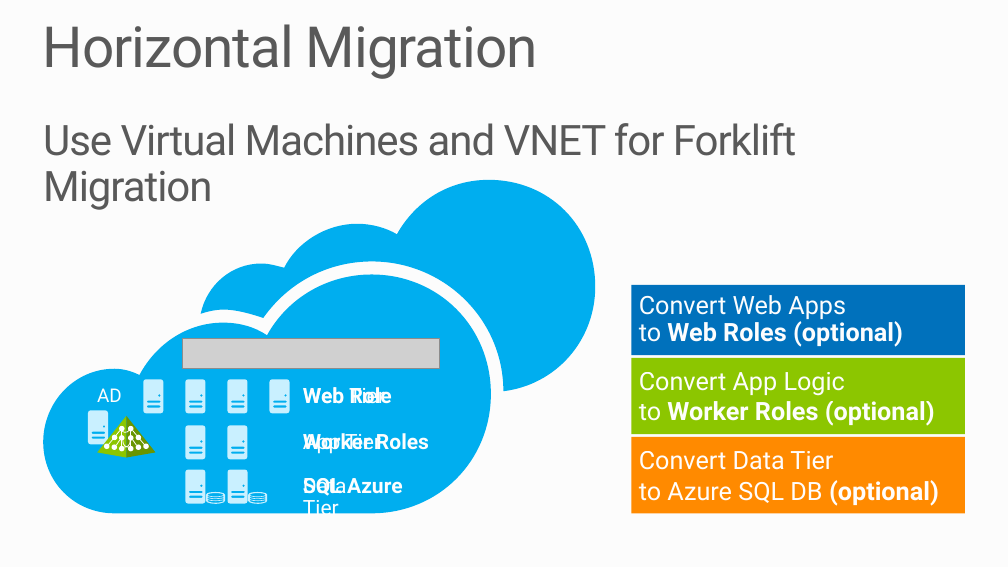
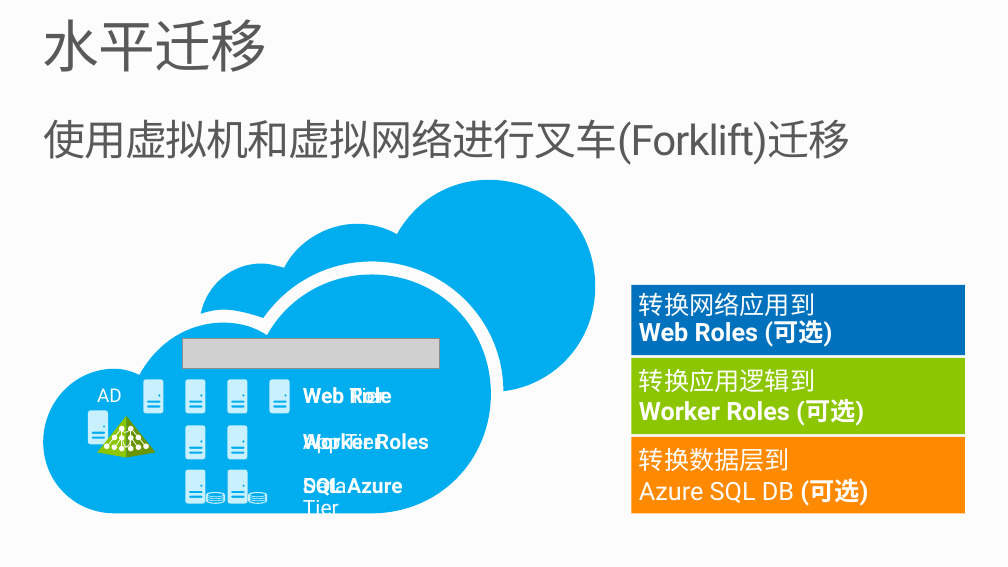
Before and after one commit to shaoshengyong/PRESENTATION-BuildingAppsWithIaaSAndPaaS, a slide deck: slide 17 of BuildingAppsWithIaaSAndPaaS.pptx. Drawn at 1008x567 pixels with LibreOffice and Linux fonts; fonts in the diff are those of the drawing; grey boxes stand for pictures; background and template pictures are left out. Boxes give left, top, right and bottom in pixels: in the first picture for what was removed or moved away, otherwise in the second. Text is boxed around its words. In the diff, an @@ line names an element or a change of style, - is before the commit and + after.

```diff
--- a/BuildingAppsWithIaaSAndPaaS.pptx
+++ b/BuildingAppsWithIaaSAndPaaS.pptx
@@ title at (x1=43, y1=19, x2=267, y2=72): text changed @@
-Horizontal Migration
+水平迁移
@@ text at (x1=43, y1=119, x2=850, y2=165): text changed @@
-Use Virtual Machines and VNET for Forklift Migration
+使用虚拟机和虚拟网络进行叉车(Forklift)迁移
@@ text in rectangle at (x1=639, y1=292, x2=832, y2=347): text changed @@
-Convert Web Apps
-to Web Roles (optional)
+转换网络应用到
+Web Roles (可选)
@@ text in rectangle at (x1=639, y1=369, x2=864, y2=426): text changed @@
-Convert App Logic
-to Worker Roles (optional)
+转换应用逻辑到
+Worker Roles (可选)
@@ text in rectangle at (x1=639, y1=448, x2=868, y2=506): text changed @@
-Convert Data Tier
-to Azure SQL DB (optional)
+转换数据层到
+Azure SQL DB (可选)
```
Also in this commit, not shown: 13 other slides changed, 5 slides added, 5 slides removed, 1 other file.
